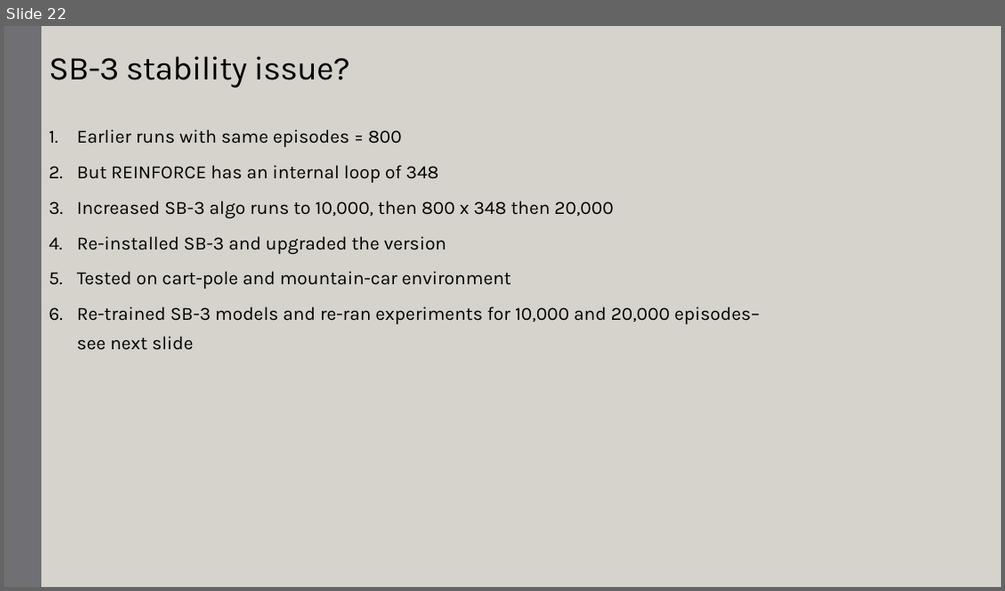
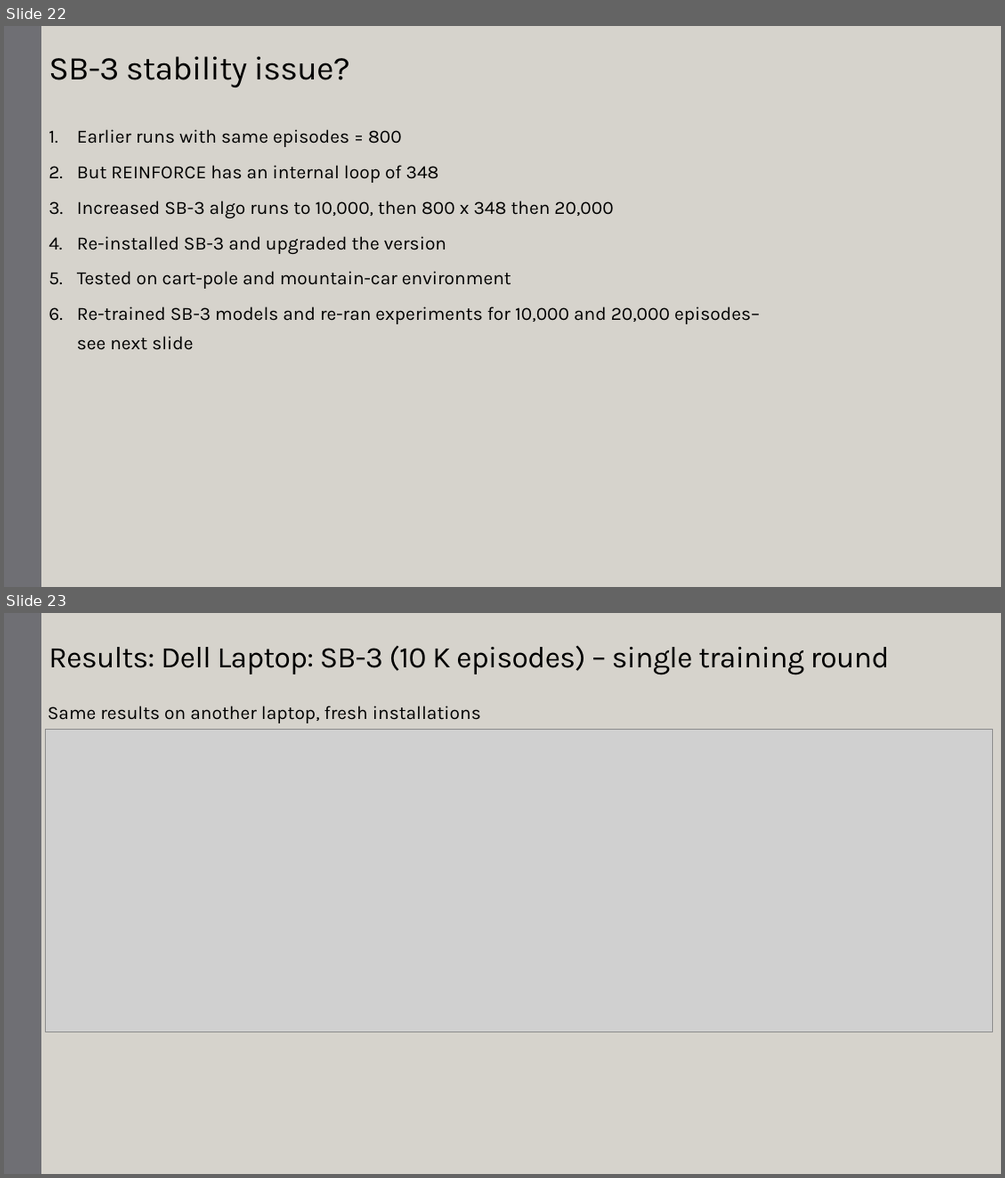
Before and after one commit to Rajesh-Siraskar/empirical_study, a slide deck: artefacts/presentation/Presentation_Empirical_Study_V.3.0_22-Jun-2023.pptx. Shown one above the other, each under a label of ours: slide 22 before the commit, slides 22 and 23 after it. The pictures are 1005x591 and 1005x1178 pixels, drawn with LibreOffice and Linux fonts; fonts in the diff are those of the drawing; grey boxes stand for pictures. Boxes give left, top, right and bottom in pixels: in the first picture for what was removed or moved away, otherwise in the second. Text is boxed around its words. In the diff, an @@ line names an element or a change of style, - is before the commit and + after.

```diff
--- a/artefacts/presentation/Presentation_Empirical_Study_V.3.0_22-Jun-2023.pptx
+++ b/artefacts/presentation/Presentation_Empirical_Study_V.3.0_22-Jun-2023.pptx
@@ slide 23 added at [4,613,1001,1174], background #D6D3CC; not listed: 1 template element that a slide beside it also shows @@
@@ rectangle added at [4,613,1001,1174], fill #D6D3CC @@
@@ rectangle added at [4,613,41,1174], fill #6F6F74 @@
@@ title added at [48,645,890,675], 28.8 pt, text #000000 @@
+Results: Dell Laptop: SB-3 (10 K episodes) – single training round
@@ text added at [48,706,481,723], 18 pt, text #000000 @@
+Same results on another laptop, fresh installations
@@ picture added at [45,729,993,1032] @@
```
Also in this commit, not shown: 9 other files.
